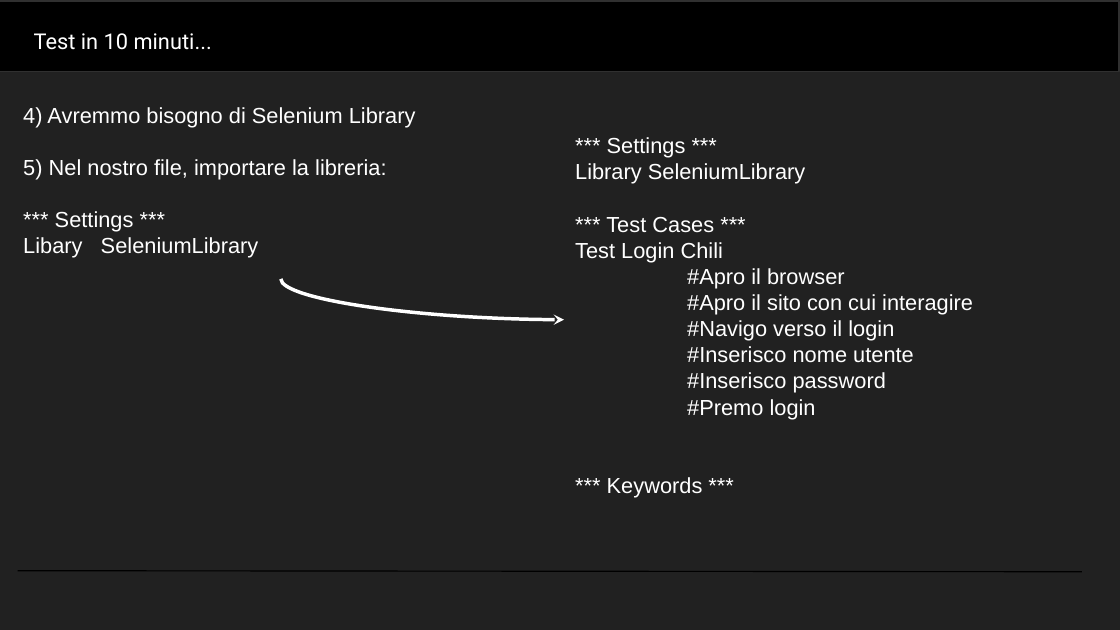
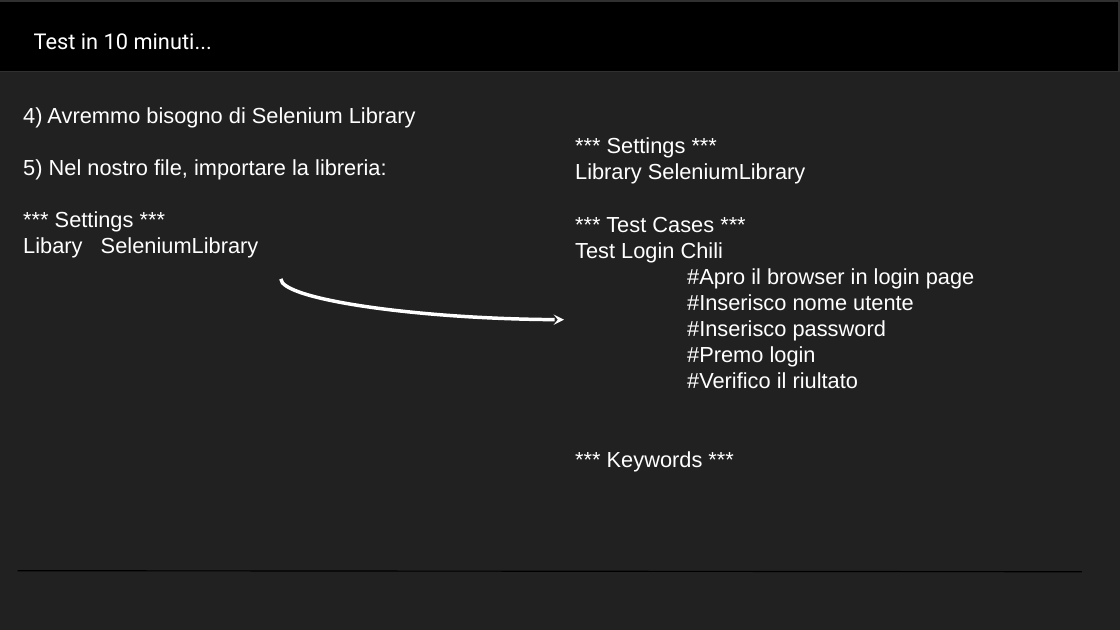
Before and after one commit to RobotFramework-Italia/FromZerotoHero, a slide deck: slide 5 of TMT/Test In 10 Minuti.pptx. Drawn at 1120x630 pixels with LibreOffice and Linux fonts; fonts in the diff are those of the drawing; background and template pictures are left out. Boxes give left, top, right and bottom in pixels: in the first picture for what was removed or moved away, otherwise in the second. Text is boxed around its words. In the diff, an @@ line names an element or a change of style, - is before the commit and + after.

```diff
--- a/TMT/Test In 10 Minuti.pptx
+++ b/TMT/Test In 10 Minuti.pptx
@@ text at <box>687,268,974,289</box>: text changed @@
-#Apro il browser
-#Apro il sito con cui interagire
-#Navigo verso il login
+#Apro il browser in login page
@@ text at <box>687,372,858,389</box>: paragraph added @@
+#Verifico il riultato
```
Also in this commit, not shown: 1 other slide changed, 1 slide added, 1 other file.
